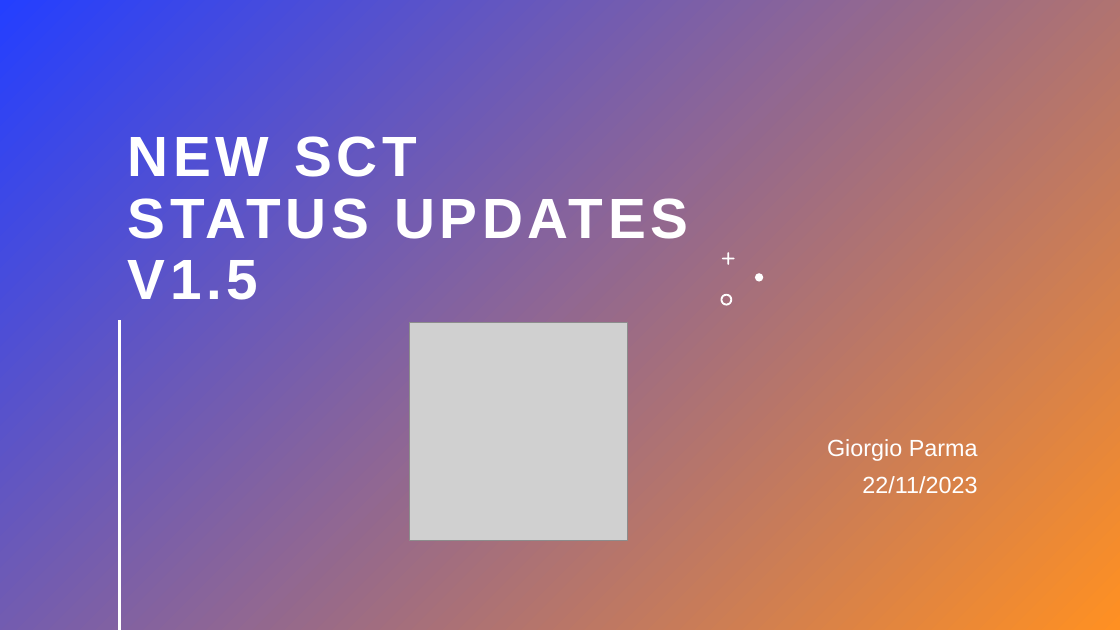
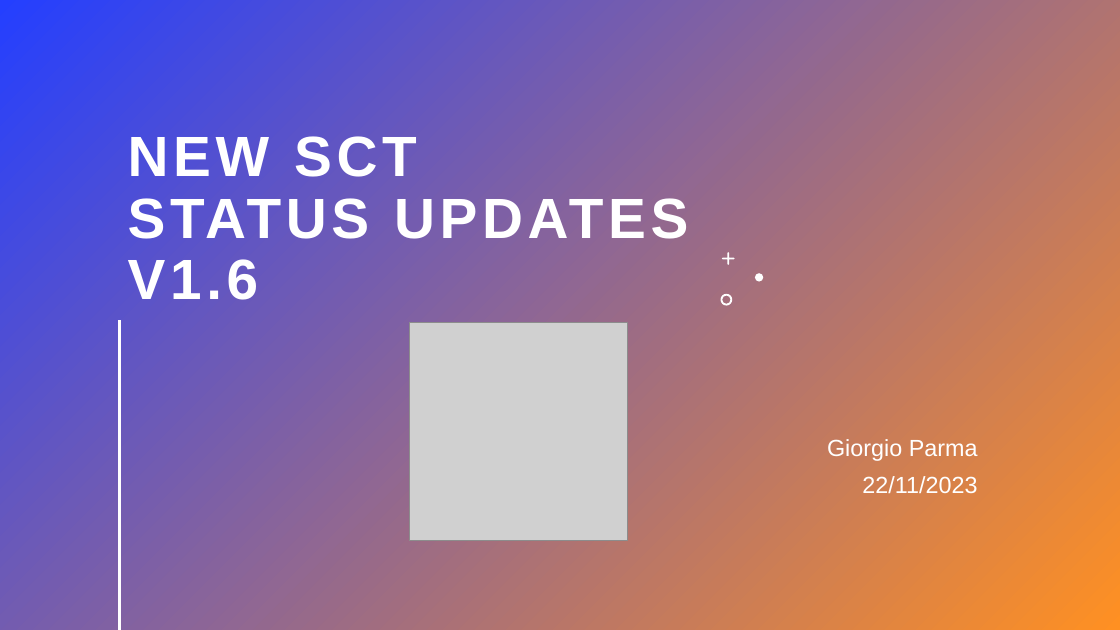
Before and after one commit to aresys-srl/sct, a slide deck: slide 1 of documentation/new_sct_status_update.pptx. Drawn at 1120x630 pixels with LibreOffice and Linux fonts; fonts in the diff are those of the drawing; grey boxes stand for pictures. Boxes give left, top, right and bottom in pixels: in the first picture for what was removed or moved away, otherwise in the second. Text is boxed around its words. In the diff, an @@ line names an element or a change of style, - is before the commit and + after.

```diff
--- a/documentation/new_sct_status_update.pptx
+++ b/documentation/new_sct_status_update.pptx
@@ title at box(128, 136, 688, 300): text changed @@
-NEW SCT
-STATUS UPDATES
-V1.5
+NEW SCT
+STATUS UPDATES
+V1.6
```
Also in this commit, not shown: 1 other slide changed, 29 other files.
